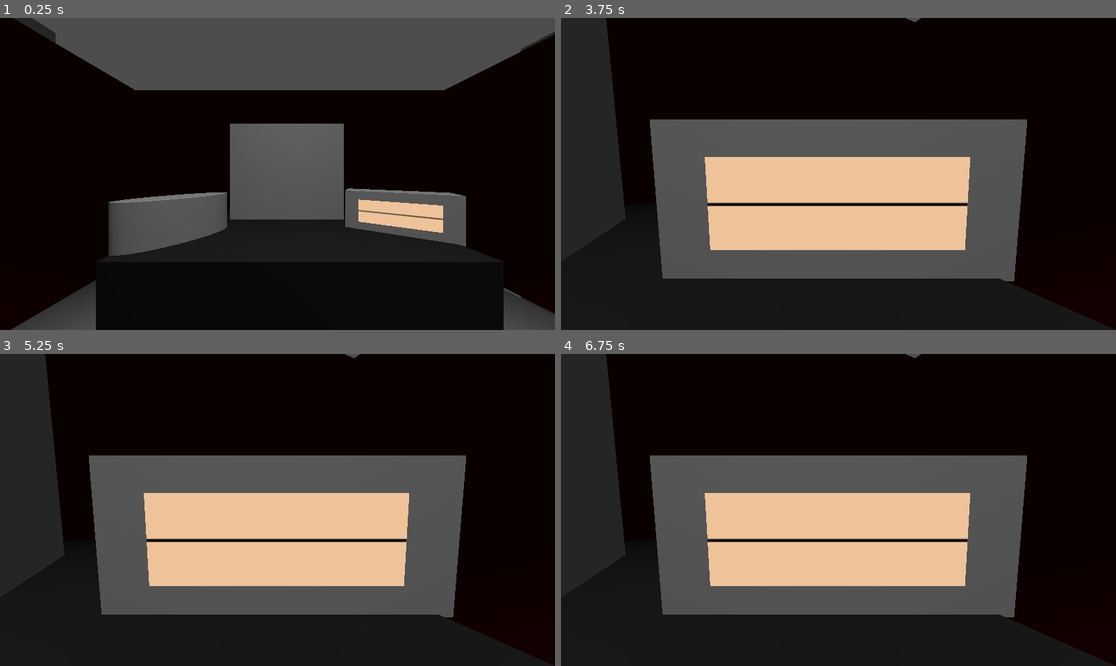
Above: before the commit, frames 1-4 (two rows, left to right).
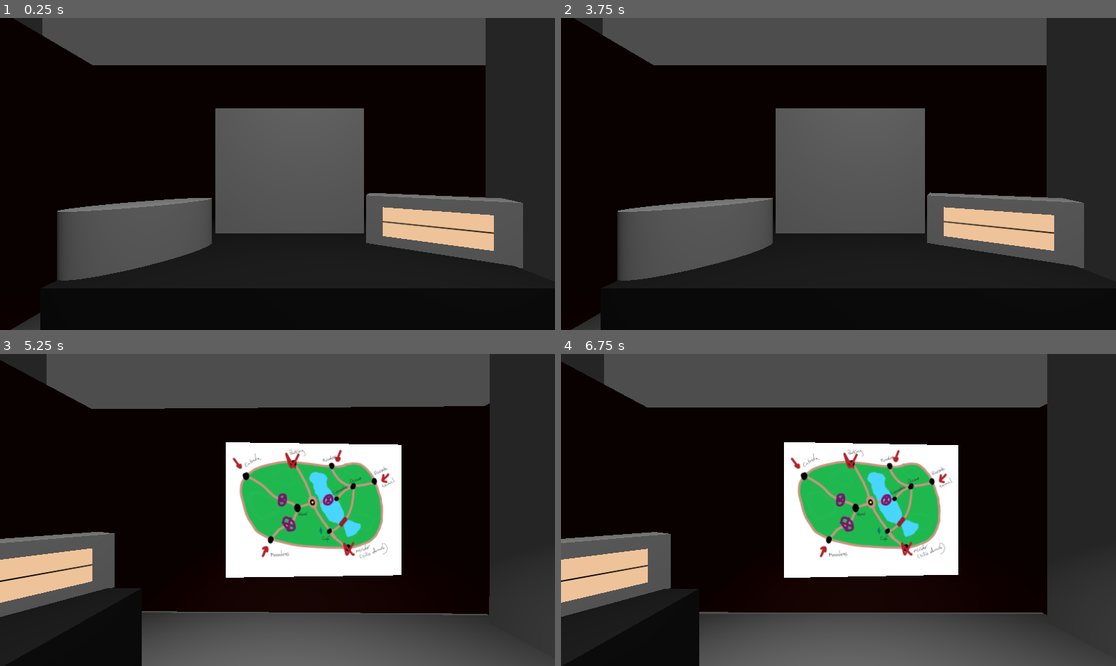
Above: after the commit, the same moments.

Repository: aaracan246/gameoff2025-ettudiopitijopo
Game: Godot game, scene res://Scenes/demo.tscn
The game is run twice, just before and just after one commit, with the same random seed, the same clock (stepped at 60 frames per second) and the same inputs.
Inputs (mouse positions are in pixels of both pictures, inside the frame that each line leads up to):
- Up to frame 1 (0.25 s): no input
- Up to frame 2 (3.75 s): tap Enter at 0.5, 2, 3.5 s; move the mouse to (960, 158) at 0.52 s; click (960, 158) at 0.67 s; tap Space at 1.25, 2.75 s; move the mouse to (727, 189) at 1.27 s; click (727, 189) at 1.42 s; move the mouse to (894, 105) at 2.02 s; click (894, 105) at 2.17 s; move the mouse to (810, 236) at 2.77 s; click (810, 236) at 2.92 s; move the mouse to (1005, 220) at 3.52 s; click (1005, 220) at 3.67 s
- Up to frame 3 (5.25 s): move the mouse to (111, 463) at 4.27 s; click (111, 463) at 4.42 s; move the mouse to (305, 510) at 5.02 s; click (305, 510) at 5.17 s
- Up to frame 4 (6.75 s): move the mouse to (755, 432) at 5.77 s; click (755, 432) at 5.92 s; tap Space at 6.5 s; move the mouse to (960, 494) at 6.52 s; click (960, 494) at 6.67 s

The runs differ from the first frame. In frame 1, 28% of the frame differs, in the area x 5-100%, y 0-100%; in frame 2, 61%; in frame 3, 78%; in frame 4, 79%, in the area x 0-100%, y 0-100%.

Commit message:
Animacion camara radio

Diff:
--- a/waves-from-beyond/Scenes/demo.tscn
+++ b/waves-from-beyond/Scenes/demo.tscn
@@ -33,16 +33,6 @@
 
 [node name="Player" parent="." instance=ExtResource("1_nsw6b")]
 transform = Transform3D(1, 0, 0, 0, 1, 0, 0, 0, 1, -0.30649328, 0, -1.6550336)
-suavizado = 10.0
-min_zoom = 10.0
-max_zoom = 20.0
-zoom_speed = 50.0
-rotations = {
-"back": Vector3(0, 3.1415927, 0),
-"front": Vector3(0, 0, 0),
-"left": Vector3(0, 1.5707964, 0),
-"right": Vector3(0, -1.5707964, 0)
-}
 
 [node name="Room" type="Node3D" parent="."]
 
--- a/waves-from-beyond/Scenes/map.gd
+++ b/waves-from-beyond/Scenes/map.gd
@@ -1,16 +1,34 @@
 extends Node3D
 
+@export var transition_duration: float = 1.0
 
 func _process(_delta: float) -> void:
 	if !$Player.current:
-		if Input.get_mouse_button_mask() == 2:
-			$Player.current = true
-
-	pass
+		if Input.get_mouse_button_mask() == 2:  # Clic derecho
+			switch_to_camera_smooth($Room/Radio/Camera3D, $Player)
 
 func _on_radio_input_event(_camera: Node, event: InputEvent, _event_position: Vector3, _normal: Vector3, _shape_idx: int) -> void:
-	if event is InputEventMouseButton and event.button_mask == 1:
+	if event is InputEventMouseButton and event.pressed and event.button_index == MOUSE_BUTTON_LEFT:
+		switch_to_camera_smooth($Player, $Room/Radio/Camera3D)
 
-		$Player.current = false
-		$Room/Radio/Camera3D.current = true
-	pass
+func switch_to_camera_smooth(from_camera: Camera3D, to_camera: Camera3D):
+	from_camera.current = false
+
+	# Crear cámara temporal para la transición
+	var temp_camera = Camera3D.new()
+	add_child(temp_camera)
+	temp_camera.global_transform = from_camera.global_transform
+	temp_camera.current = true
+
+	# Animación suave con Tween
+	var tween = create_tween()
+	tween.set_ease(Tween.EASE_IN_OUT)
+	tween.set_trans(Tween.TRANS_CUBIC)
+	tween.tween_property(temp_camera, "global_transform", to_camera.global_transform, transition_duration)
+
+	# Esperar a que termine la animación
+	await tween.finished
+
+	# Activar cámara final y limpiar
+	to_camera.current = true
+	temp_camera.queue_free()
--- a/waves-from-beyond/Scenes/player.tscn
+++ b/waves-from-beyond/Scenes/player.tscn
@@ -13,11 +13,10 @@
 [sub_resource type="BoxMesh" id="BoxMesh_cvnsp"]
 
 [node name="Player" type="Camera3D"]
-fov = 90.0
 script = ExtResource("1_v0iea")
 
 [node name="Right" type="Area3D" parent="."]
-transform = Transform3D(1, 0, 0, 0, 1, 0, 0, 0, 1, 6.3237147, 0, -3.2318857)
+transform = Transform3D(1, 0, 0, 0, 1, 0, 0, 0, 1, 4.3237147, 0, -3.2318857)
 
 [node name="CollisionShape3D" type="CollisionShape3D" parent="Right"]
 transform = Transform3D(1, 0, 0, 0, 1, 0, 0, 0, 1, 0.007572174, 0.23744583, 0)
@@ -28,7 +27,7 @@
 mesh = SubResource("BoxMesh_v0iea")
 
 [node name="Left" type="Area3D" parent="."]
-transform = Transform3D(1, 0, 0, 0, 1, 0, 0, 0, 1, -5.867388, 0, -3.2760248)
+transform = Transform3D(1, 0, 0, 0, 1, 0, 0, 0, 1, -4.867388, 0, -3.2760248)
 
 [node name="CollisionShape3D" type="CollisionShape3D" parent="Left"]
 transform = Transform3D(1, 0, 0, 0, 1, 0, 0, 0, 1, 0, 0.14533234, 0)
--- a/waves-from-beyond/Scripts/player.gd
+++ b/waves-from-beyond/Scripts/player.gd
@@ -55,6 +55,7 @@
 	#rotation_manager()
 
 func _on_left_mouse_entered() -> void:
+	print(2131231)
 	$TimerLeft.start()
 	if positionXYZ > 0:
 		positionXYZ -= 1
